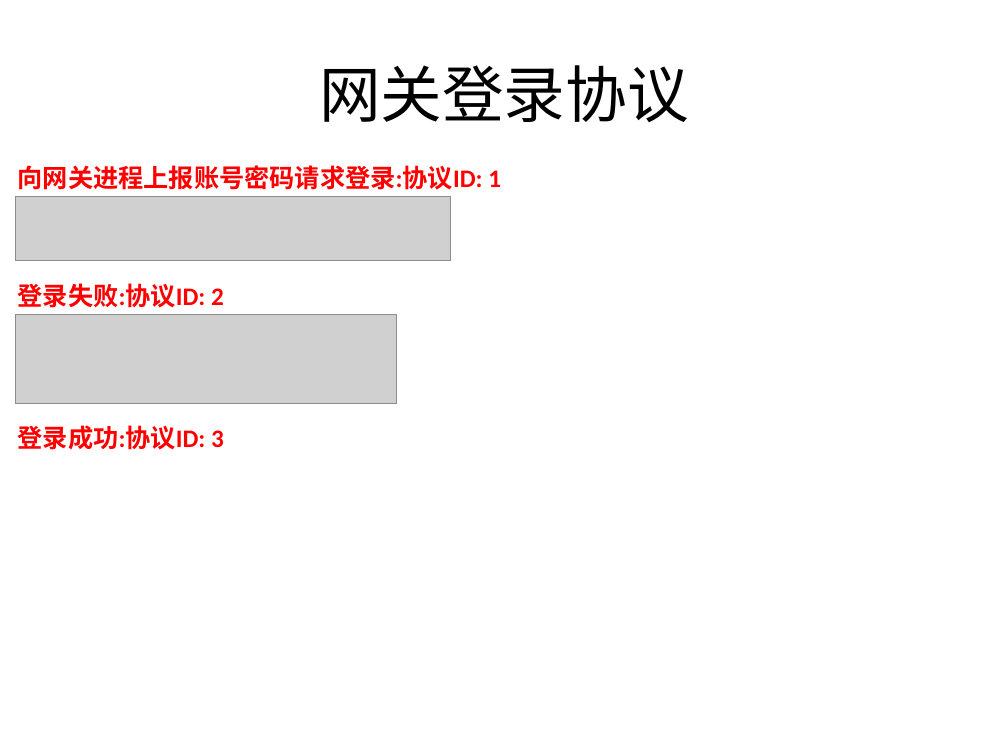
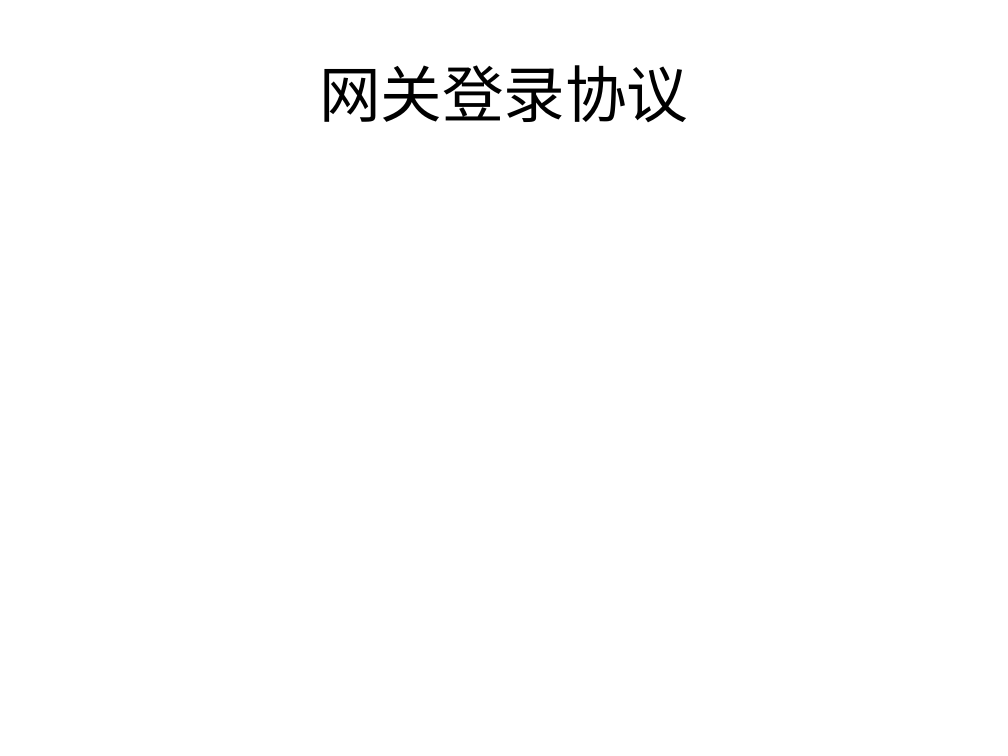
Before and after one commit to kbengine/kbengine, a slide deck: slide 14 of kbe/doc/server_overview.pptx. Drawn at 1008x756 pixels with LibreOffice and Linux fonts; fonts in the diff are those of the drawing; grey boxes stand for pictures. Boxes give left, top, right and bottom in pixels: in the first picture for what was removed or moved away, otherwise in the second. Text is boxed around its words. In the diff, an @@ line names an element or a change of style, - is before the commit and + after.

```diff
--- a/kbe/doc/server_overview.pptx
+++ b/kbe/doc/server_overview.pptx
@@ text removed at [18, 165, 501, 190] @@
-向网关进程上报账号密码请求登录:协议ID: 1
@@ picture removed at [16, 197, 451, 261] @@
@@ text removed at [18, 283, 224, 308] @@
-登录失败:协议ID: 2
@@ picture removed at [16, 314, 397, 403] @@
@@ text removed at [18, 425, 224, 450] @@
-登录成功:协议ID: 3
```
Also in this commit, not shown: 1 other slide changed, 1 slide added, 1 slide removed.
